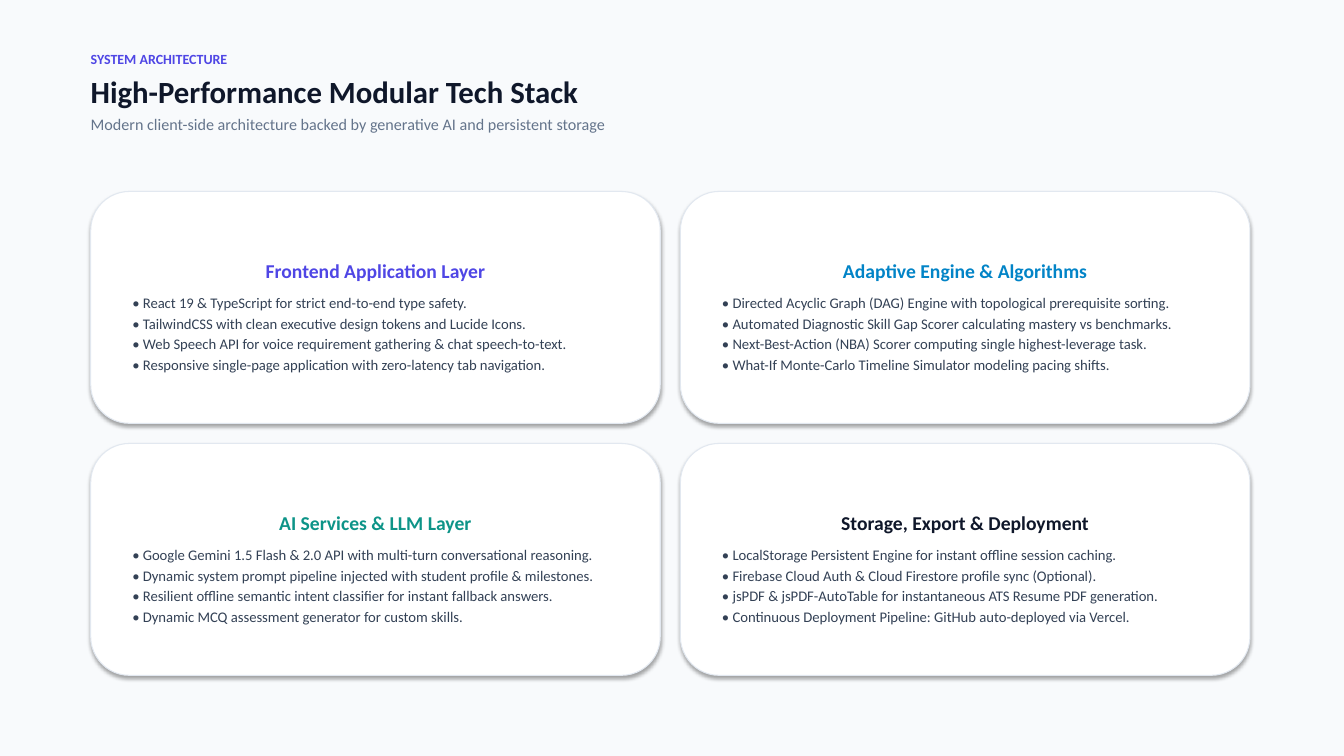
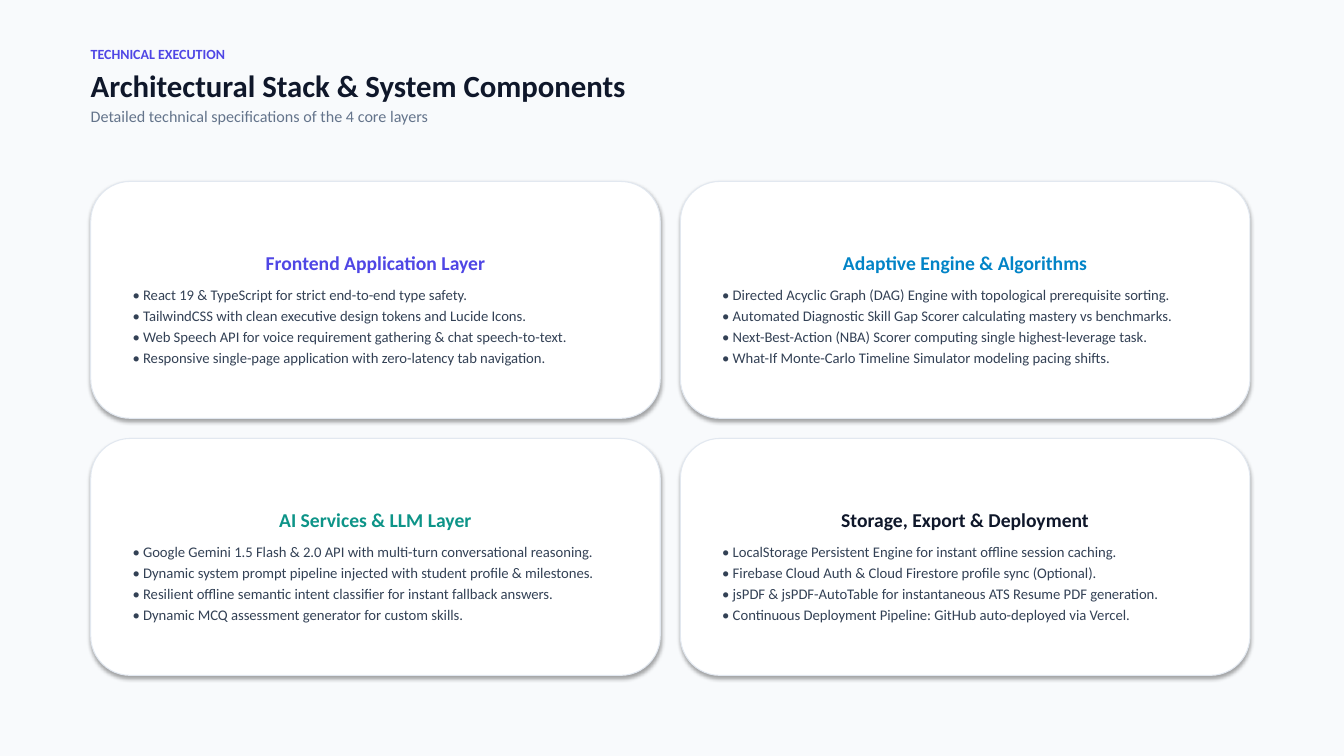
Before and after one commit to Sirivennela310505/NEXORA, a slide deck: slide 6 of NEXORA_Clean_White_Presentation.pptx (slide 4 before the commit). Drawn at 1344x756 pixels with LibreOffice and Linux fonts; fonts in the diff are those of the drawing. Boxes give left, top, right and bottom in pixels: in the first picture for what was removed or moved away, otherwise in the second. Text is boxed around its words. In the diff, an @@ line names an element or a change of style, - is before the commit and + after.

Commit message:
docs: add visual architecture diagram and dedicated architecture slide to clean white presentation deck

```diff
--- a/NEXORA_Clean_White_Presentation.pptx
+++ b/NEXORA_Clean_White_Presentation.pptx
@@ text at box(91, 50, 626, 125): text changed; bold on @@
-SYSTEM ARCHITECTURE
-High-Performance Modular Tech Stack
-Modern client-side architecture backed by generative AI and persistent storage
+TECHNICAL EXECUTION
+Architectural Stack & System Components
+Detailed technical specifications of the 4 core layers
@@ rounded rectangle "Frontend Application Layer": place and size @@
-rounded rectangle "Frontend Application Layer" at box(91, 192, 660, 423)
+rounded rectangle "Frontend Application Layer" at box(91, 181, 660, 418)
@@ rounded rectangle "Adaptive Engine & Algorithms": place and size @@
-rounded rectangle "Adaptive Engine & Algorithms" at box(681, 192, 1250, 423)
+rounded rectangle "Adaptive Engine & Algorithms" at box(681, 181, 1250, 418)
@@ rounded rectangle "AI Services & LLM Layer": place and size @@
-rounded rectangle "AI Services & LLM Layer" at box(91, 444, 660, 676)
+rounded rectangle "AI Services & LLM Layer" at box(91, 439, 660, 676)
@@ rounded rectangle "Storage, Export & Deployment": place and size @@
-rounded rectangle "Storage, Export & Deployment" at box(681, 444, 1250, 676)
+rounded rectangle "Storage, Export & Deployment" at box(681, 439, 1250, 676)
```
Also in this commit, not shown: 6 other slides changed, 2 slides added, 3 other files.
